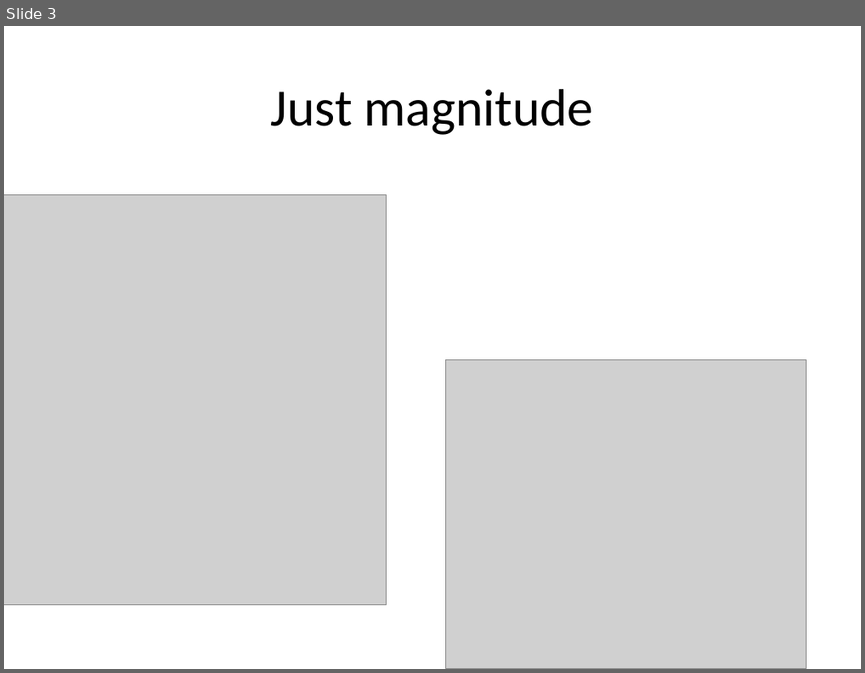
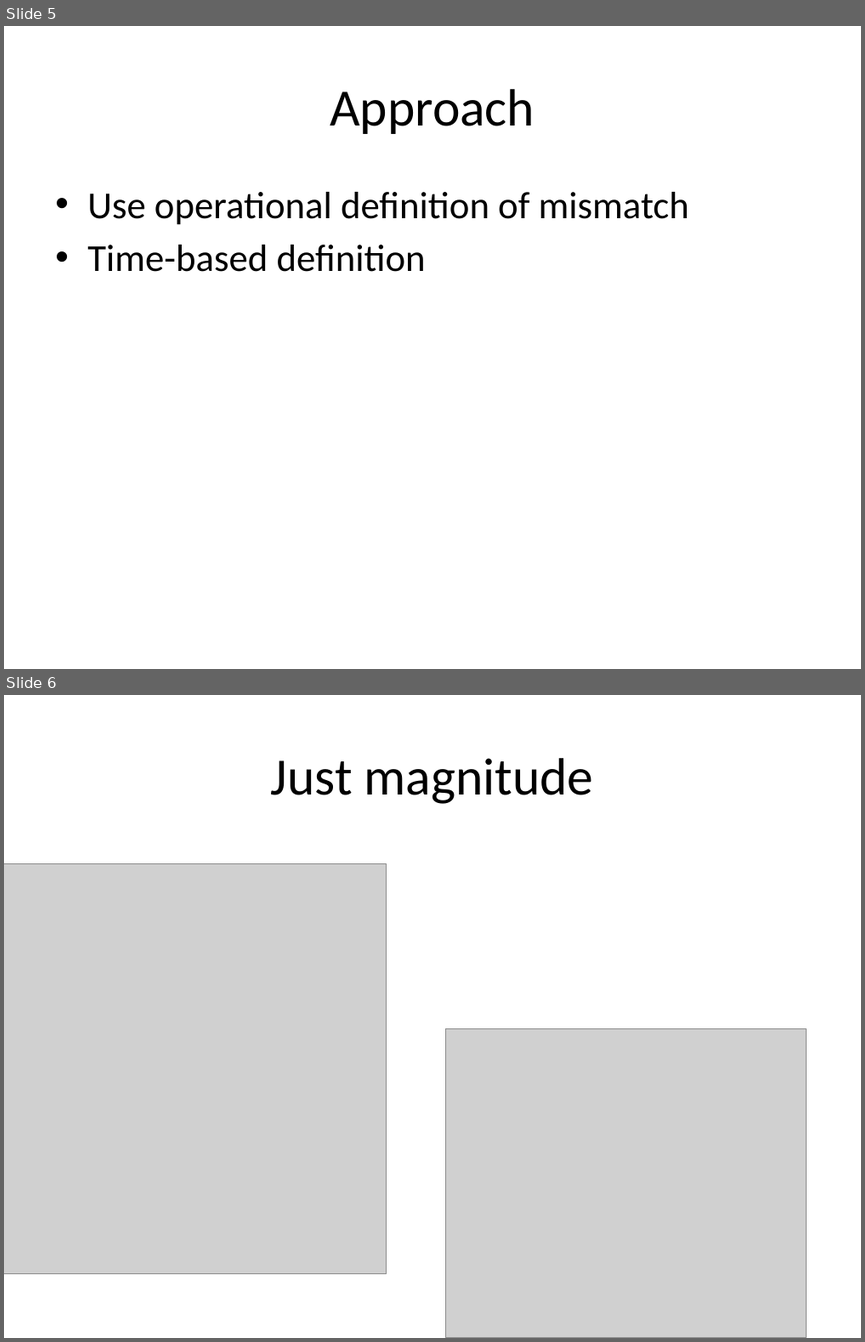
Before and after one commit to kharouba/sync_fitness, a slide deck: ESA_2017.pptx. Shown one above the other, each under a label of ours: slide 3 before the commit, slides 5 and 6 after it. The pictures are 865x673 and 865x1342 pixels, drawn with LibreOffice and Linux fonts; fonts in the diff are those of the drawing; grey boxes stand for pictures. Boxes give left, top, right and bottom in pixels: in the first picture for what was removed or moved away, otherwise in the second. Text is boxed around its words. In the diff, an @@ line names an element or a change of style, - is before the commit and + after.

```diff
--- a/ESA_2017.pptx
+++ b/ESA_2017.pptx
@@ slide 5 added at box(4, 26, 861, 669), background #FFFFFF @@
@@ title added at box(330, 89, 534, 134), 44 pt, text #000000 @@
+Approach
@@ text added at box(87, 192, 689, 272), 32 pt, text #000000 @@
+• Use operational definition of mismatch
+• Time-based definition
@@ what was slide 3 is now slide 6 @@
```
Also in this commit, not shown: 1 slide changed, 4 other slides added, 38 other files.
